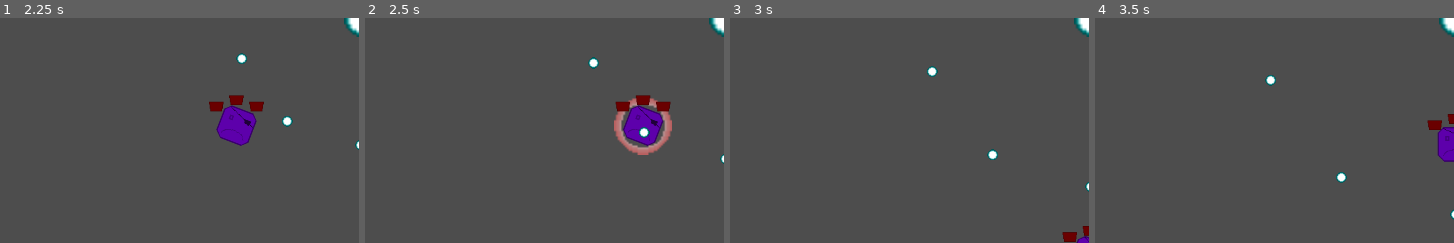
Above: before the commit, frames 1-4 (left to right).
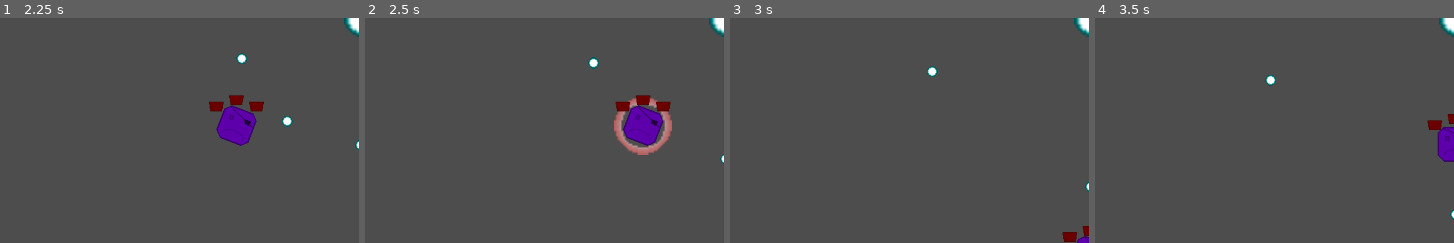
Above: after the commit, the same moments.

Repository: Norois/BulletSystem
Game: Godot game, scene res://main.tscn
Two runs of this game, one before a commit and one after it. Both use one fixed random seed, a clock stepped at 60 frames per second and the inputs below.
Inputs:
- Up to frame 1 (2.25 s): hold Right (right) 0.53-1.28 s; hold Z (confirm) 0.53-1.28 s; hold Down (down) 1.28-2.03 s; tap Shift (slow) at 1.35 s; hold Right (right) from 2.03 s (still down); hold Z (confirm) from 2.03 s (still down)
- Up to frame 2 (2.5 s): keep holding Right (right); keep holding Z (confirm)
- Up to frame 3 (3 s): release Right (right) at 2.78 s; release Z (confirm) at 2.78 s; hold Up (up) from 2.78 s (still down); tap Shift (slow) at 2.85 s
- Up to frame 4 (3.5 s): keep holding Up (up)
The pictures show only the part of the screen within x 0-50%, y 50-100%; the shares and areas given below are measured in that part.

Frame 1 is identical in both runs. In frame 2, 0.1% of the frame differs, in the area x 76-80%, y 48-54%; in frame 3, 0.1%; in frame 4, 0.1%.

Commit message:
IdontKnowMyself

Diff:
--- a/Experiments/Global.gd
+++ b/Experiments/Global.gd
@@ -1,3 +1,4 @@
 extends Node
 
+# For easy acces of the system in all scripts
 var BulletSystemEx: ExperimentalBulletSystem
--- a/Experiments/experimental_bullet_system.gd
+++ b/Experiments/experimental_bullet_system.gd
@@ -1,26 +1,39 @@
 extends Node2D
 class_name ExperimentalBulletSystem
 
+# All the bullets in game
 var bullets: Array = []
+
+# Area2D to which all bullets are connected
 @onready var shared_area: Node = $Area2D as Area2D
 
+# If a bullet goes outside of here, its deleted, placeholder values
 var bullets_stay_here: Rect2 = Rect2(-500, -500, 1000, 1000)
 
+# Texture of the bullet
 @export var bullet_image: Texture2D
 
+# Should hold the bullet objects with thier RID as key
 var bulletDict: Dictionary
+
+# Bullets to be destroyed in the next _process iteration
 var bullets_destruct = []
 
 func _ready() -> void:
+	# Global setting so you can call stuff from here from other scripts
 	Global.BulletSystemEx = self
 
 func _exit_tree() -> void:
+	# If the node is no longer in game remove all bullets
 	for bullet in bullets:
 		PhysicsServer2D.free_rid((bullet as Bullet).shape_id)
 	bullets.clear()
 
 func _draw() -> void:
+	# Offsets the image to make sure its at the center of the collision
 	var offset = bullet_image.get_size() / 2.0
+
+	# Draws all bullets every frame
 	for i in range(0, bullets.size()):
 		var bullet = bullets[i]
 		draw_texture(
@@ -29,68 +42,83 @@
 		)
 
 func _process(delta: float) -> void:
+	# I'm unsure myself
 	var used_transform = Transform2D()
 
+	# For each bullet in the bullet array do the following
 	for i in range(0, bullets.size()):
 
+		# To easier acces the specifc bullet object later
 		var bullet = bullets[i] as Bullet
 
+		# If a bullet is beyond the Rect2D specified ealier, delete it
 		if(!bullets_stay_here.has_point(bullet.current_position)):
 			bullets_destruct.append(bullet)
 			continue
 
+		# Calculate how long it should be moved
 		var offset: Vector2 = (
 			bullet.movement_vector.normalized() * bullet.speed * delta
 		)
 
+		# Apply the movement of the object and the collision shape
 		bullet.current_position += offset
 		used_transform.origin = bullet.current_position
 		PhysicsServer2D.area_set_shape_transform(
 			shared_area.get_rid(), i, used_transform
 		)
 
-	#for bullet in bullets_destruct:
-		#print(bullet.shape_id)
-		#print(bullets.find(bullet))
-		#PhysicsServer2D.free_rid(bullet.shape_id)
-		#bullets.erase(bullet)
-		#bulletDict.erase(bullet.shape_id)
+	# Delete all bullets that are to be deleted acording to the bullets_destruct array
+	for bullet in bullets_destruct:
+		PhysicsServer2D.free_rid(bullet.shape_id)
+		bullets.erase(bullet)
+		bulletDict.erase(bullet.shape_id)
 
+	# Clears the array for destroying bullets, as it cannot be local variable
+	bullets_destruct = []
+
+	# So all sprites allign with thier position, redraw them
 	queue_redraw()
 
 func spawn_bullet(spawnPos: Vector2, moveVec: Vector2, speed: float):
+	# Basic setup of the bullet object, apply the values
 	var bullet: Bullet = Bullet.new()
 	bullet.current_position = spawnPos
 	bullet.movement_vector = moveVec
 	bullet.speed = speed
 
+	# Add the actual collision to the bullet
 	bullet_collision(bullet)
 
+	# Add the bullet to the bullets array
 	bullets.append(bullet)
 
+	# Add the bullet to the dictionary to be able to find it outside of this loop
 	var addThis: Dictionary = {
 		bullet.shape_id : bullet
 	}
-	bulletDict.merge(addThis, true)
+	bulletDict.merge(addThis, true) # I dunno is there a better way to add to stuff to a dictionary
 
 func bullet_collision(bullet: Bullet):
 
 	var Transform: Transform2D = Transform2D(0, bullet.current_position)
 
+	# Make the shape of the bullet
 	var shape = PhysicsServer2D.circle_shape_create()
 	PhysicsServer2D.shape_set_data(shape, 8)
 
+	# Add the shape to the Physics Engine
 	PhysicsServer2D.area_add_shape(
 		shared_area.get_rid(), shape, Transform
 	)
 
+	# Set the ID so it can be accessed later
 	bullet.shape_id = shape
 
 func remove_this(bullet_rid: RID):
+	# This should get the bullet object and add it to the destruction array
 	var bullet = bulletDict.get(bullet_rid)
-	print(bullets.find(bulletDict.get(bullet_rid)))
 
 	bullets_destruct.append(bullet)
 
-	print(bullet_rid)
-	print(bullets.find(bullet))
+	print("Deleted thing")
--- a/Player/player.gd
+++ b/Player/player.gd
@@ -1,6 +1,5 @@
 extends Node2D
 
-signal hit
 @export var lives = 2
 @export var bombs = 3
 @export var speed = 300
@@ -63,11 +62,12 @@
 		$Sprite2D/Hitbox.visible = false;
 
 
-func _die(area_rid: RID, area: Area2D, area_shape_index: int, local_shape_index: int):
-	Global.BulletSystemEx.remove_this(area_rid)
-	hit.emit()
+func _die(area_rid: RID, _area: Area2D, area_shape_index: int, _local_shape_index: int):
 	if(isBeingHit):
 		return
+	# Remove the bullet that hit you, passes the RID of the bullet shape that is then read in the system
+	Global.BulletSystemEx.remove_this(PhysicsServer2D.area_get_shape(area_rid, area_shape_index))
+
 	isBeingHit = true
 	$HitboxArea.set_deferred("monitoring", false)
 	for n in 30:
